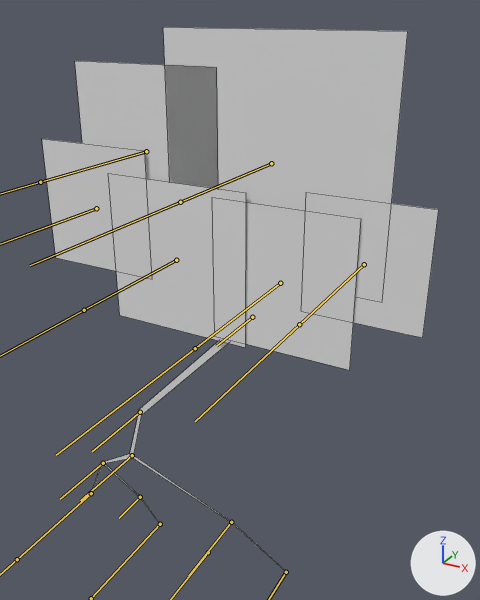
An edit to the FBX model Finger Guns/Assets/Art/Obstacles/Thundercloud.fbx, drawn before and after from the same camera.
Camera for both pictures: a 50 mm lens placed at (2.53, -3.99, 4.62), pointed at (0.23, 0.18, 2.53). Lighting does not change. The marker at lower right points along +X, +Y and +Z. Both versions are drawn at frame 3 of the action 'Thundercloud Rig|Lightning Strike'; the numbers are the values there. The bones that bend it are drawn over the model as lines. Mesh edges are drawn as thin lines.

The first picture shows 'Thundercloud'.
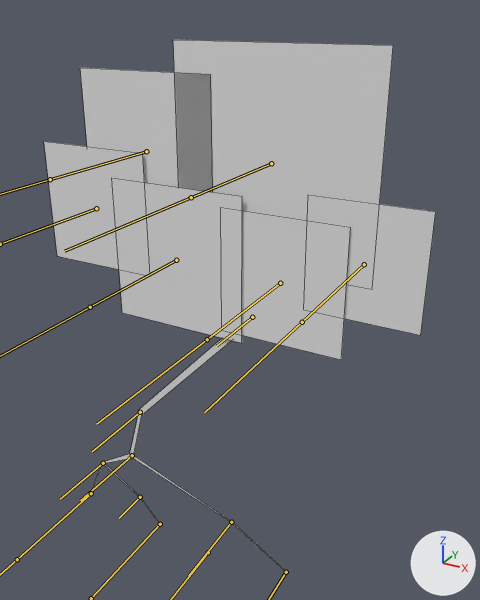
Where the change shows, as pixel boxes [x1, y1, x2, y2] in the pictures (480 x 600 px):
'Thundercloud', posed
    before: [42, 27, 438, 572]
    after: [44, 40, 436, 572]
bone 'Circle.000', root to tip
    before: (280, 283) to (195, 348)
    after: (280, 283) to (207, 339)
bone 'Circle.001', root to tip
    before: (364, 264) to (299, 324)
    after: (364, 264) to (302, 322)
bone 'Circle.002', root to tip
    before: (271, 163) to (180, 202)
    after: (271, 163) to (191, 197)
bone 'Circle.003', root to tip
    before: (146, 151) to (40, 182)
    after: (146, 151) to (50, 179)
bone 'Circle.005', root to tip
    before: (176, 260) to (84, 310)
    after: (176, 260) to (90, 307)

The edits, one by one:
Bone 'Circle.000' (bone_circle_000) is rescaled from (1.13, 1.13, 1.13) to (1.0, 1.0, 1.0).
Bone 'Circle.001' (bone_circle_001) is rescaled from (1.04, 1.04, 1.04) to (1.0, 1.0, 1.0).
Bone 'Circle.002' (bone_circle_002) is rescaled from (1.1, 1.1, 1.1) to (1.0, 1.0, 1.0).
Bone 'Circle.003' (bone_circle_003) is rescaled from (1.08, 1.08, 1.08) to (1.0, 1.0, 1.0).
Bone 'Circle.004' (bone_circle_004) is rescaled from (1.04, 1.04, 1.04) to (1.0, 1.0, 1.0).
Bone 'Circle.005' (bone_circle_005) is rescaled from (1.06, 1.06, 1.06) to (1.0, 1.0, 1.0).
